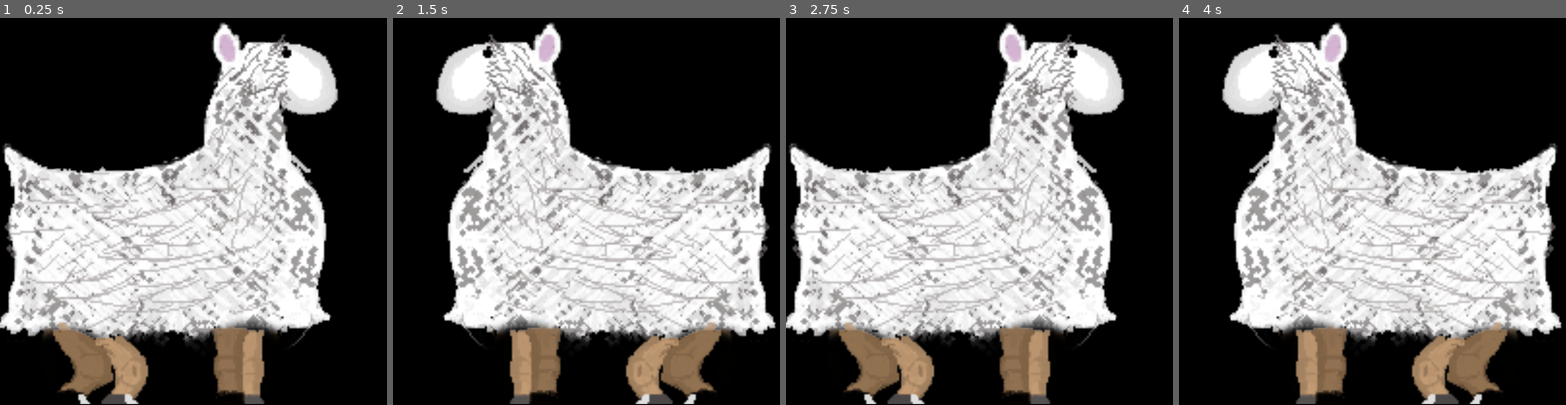
Above: before the commit, frames 1-4 (left to right).
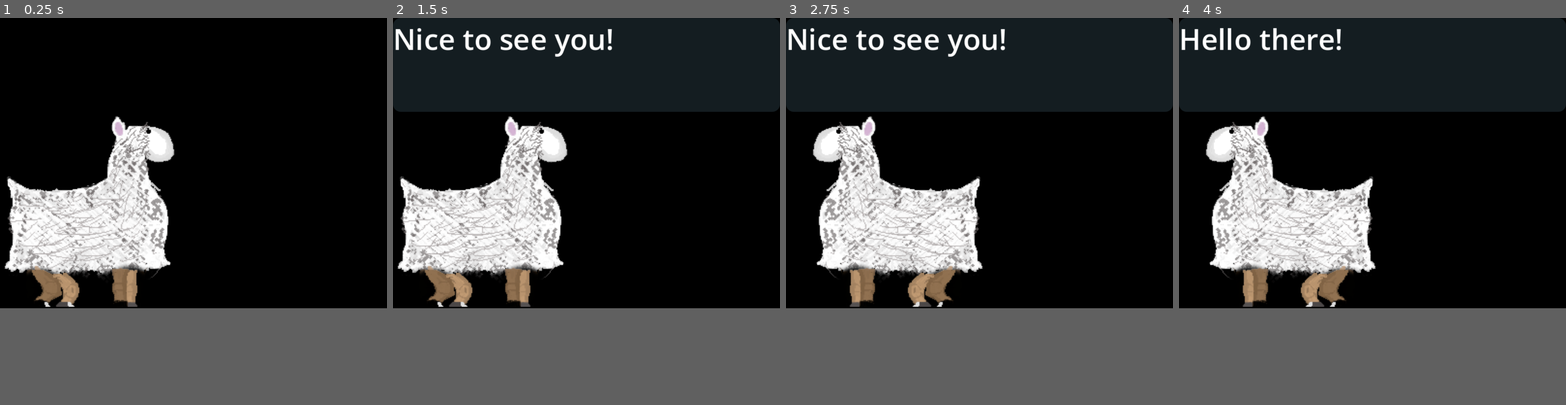
Above: after the commit, the same moments.

Repository: z3r0m3110n-ctrl/desktopPet
Game: Godot game, scene res://mainScene.tscn
The game is run twice, just before and just after one commit, with the same random seed, the same clock (stepped at 60 frames per second) and the same inputs.
Inputs (mouse positions are in pixels of both pictures, inside the frame that each line leads up to):
- Up to frame 1 (0.25 s): no input
- Up to frame 2 (1.5 s): tap Enter at 0.5 s; drag from (582, 207) to (625, 126) at 0.52 s; drag from (509, 230) to (567, 288) at 1.27 s
- Up to frame 3 (2.75 s): move the mouse to (1018, 126) at 2.02 s; hold Right from 2.03 s (still down); tap Alt at 2.1 s; click (1018, 126) at 2.17 s
- Up to frame 4 (4 s): release Right at 2.75 s; drag from (1353, 288) to (1256, 153) at 2.77 s; move the mouse to (1488, 269) at 3.52 s; hold Left from 3.53 s (still down); tap Alt at 3.6 s; click (1488, 269) at 3.67 s
In our replay, the window is 800x800 before the commit and 800x600 after it. These sizes can differ from the game's own. Grey fills any space a smaller window leaves; there, only what the larger window draws over its background counts as a difference.

The runs differ from the first frame. In frame 1, 47% of the frame differs, in the area x 0-88%, y 1-100%; in frame 2, 67%; in frame 3, 65%; in frame 4, 67%, in the area x 0-100%, y 0-100%.
Error before the commit: Invalid access of index '0' on a base object of type: 'PackedStringArray'. (res://main_scene.gd:109)

Commit message:
Use speech bubbles instead of voices

Diff:
--- a/mainScene.tscn
+++ b/mainScene.tscn
@@ -188,11 +188,18 @@
 [sub_resource type="RectangleShape2D" id="RectangleShape2D_d7q6v"]
 size = Vector2(0.985, 0.99999994)
 
+[sub_resource type="StyleBoxFlat" id="StyleBoxFlat_auxaw"]
+bg_color = Color(0.076688, 0.114675455, 0.12749103, 1)
+corner_radius_top_left = 8
+corner_radius_top_right = 8
+corner_radius_bottom_right = 8
+corner_radius_bottom_left = 8
+
 [node name="Node2D" type="Node2D" unique_id=782382023]
 script = ExtResource("1_g4qto")
 
 [node name="AnimatedSprite2D" type="AnimatedSprite2D" parent="." unique_id=212690999]
-position = Vector2(98.49999, 99.00001)
+position = Vector2(104, 198)
 scale = Vector2(1, 1.005)
 sprite_frames = SubResource("SpriteFrames_xkoum")
 animation = &"rest"
@@ -203,7 +210,7 @@
 scale = Vector2(200, 200)
 
 [node name="CollisionShape2D" type="CollisionShape2D" parent="Area2D" unique_id=1491512083]
-position = Vector2(0.49249995, 0.49499995)
+position = Vector2(0.5250001, 0.985)
 shape = SubResource("RectangleShape2D_d7q6v")
 
 [node name="CPUParticles2D" type="CPUParticles2D" parent="." unique_id=365926331]
@@ -218,5 +225,15 @@
 scale_amount_min = 2.0
 scale_amount_max = 2.0
 
-[node name="Timer" type="Timer" parent="." unique_id=1852215338]
-wait_time = 5.0
+[node name="SpeechBubble" type="PanelContainer" parent="." unique_id=1943706797]
+offset_right = 400.0
+offset_bottom = 97.0
+theme_override_styles/panel = SubResource("StyleBoxFlat_auxaw")
+
+[node name="SpeechText" type="RichTextLabel" parent="SpeechBubble" unique_id=2927779]
+layout_mode = 2
+theme_override_font_sizes/normal_font_size = 30
+text = "Hello"
+scroll_active = false
+
+[node name="SpeechTimer" type="Timer" parent="." unique_id=1497163212]
--- a/main_scene.gd
+++ b/main_scene.gd
@@ -1,3 +1,4 @@
+# desktop pet main scene
 extends Node2D
 var speed = 600
 var direction = Vector2(1,0)
@@ -12,29 +13,39 @@
 var is_dragging = false
 var drag_offset = Vector2()
 
-# personaliyy
+# personality
 var happiness = 0
 var bored_count = 0
 
-# voices
-var voices = DisplayServer.tts_get_voices_for_language("en")
+# speech
+#var voices = DisplayServer.tts_get_voices_for_language("en")
 var phrases_happy = ["Happy to see you, my friend!", "How is your day going?", "What's up?"]
-var phrases_angry = ["Finally!", "Where were you?", "I was so bored!"]
-var phrases_mid = ["Nice to see you!", "Thanks!", "Hello there!"]
+var phrases_angry = ["Finally!", "Where were you?", "I was so bored!", "What were you doing?", "You were gone for so long!"]
+var phrases_mid = ["Nice to see you!", "Good day!", "Hello there!"]
+var phrases_tired = ["I'm tired...", "I feel sleepy...", "Nap time..."]
 
 @onready var animated_sprite = $AnimatedSprite2D
 @onready var area = $Area2D
+@onready var speech_bubble = $SpeechBubble
+@onready var speech_text = $SpeechBubble/SpeechText
+@onready var speech_timer = $SpeechTimer
 
 func _ready():
-	screen_size = Vector2(DisplayServer.screen_get_size())
+	speech_bubble.hide()
+	speech_timer.timeout.connect(_on_speech_timer_timeout)
+
 	animated_sprite.play("walk")
-
 	area.input_pickable = true
 	area.input_event.connect(_on_area_input)
 	get_viewport().physics_object_picking = true
 
 	screen_size = Vector2(DisplayServer.screen_get_size())
+	var usable = DisplayServer.screen_get_usable_rect()
+	print(screen_size)
+	DisplayServer.window_set_position(Vector2i(0, usable.end.y-window_size.y-100))
+
 	animated_sprite.play("walk")
+
 
 func _physics_process(delta: float) -> void:
 	if is_dragging:
@@ -62,8 +73,8 @@
 	window_position.x = clamp(window_position.x,0,screen_size.x - window_size.x)
 	window_position.y = clamp(window_position.y,0,screen_size.y - window_size.y)
 	speed -= randi_range(0, 2) # slow down a random amount
-	print("Happy:", happiness)
-	print("Bored:", bored_count)
+	#print("Happy:", happiness)
+	#print("Bored:", bored_count)
 	if speed < 0:
 		speed = 0
 	#print(speed)
@@ -80,11 +91,14 @@
 
 	maybe_idle()
 
-# is the pet idling
+# check if the pet idling
 func maybe_idle():
 	if speed < 5 and randf() < 0.3:
 		is_idling = true
-		idle_timer = randf_range(3.0, 5.0)
+		idle_timer = randf_range(5.0, 20.0)
+		speech_text.text = phrases_tired.pick_random()
+		speech_bubble.show()
+		speech_timer.start(3)
 		animated_sprite.play("rest")
 		bored_count += 1
 		if bored_count > 3:
@@ -102,11 +116,17 @@
 			if happiness < 10:
 				happiness += 1
 			if happiness >= 5:
-				DisplayServer.tts_speak(phrases_happy.pick_random(), voices[0],50,2,0)
+				speech_text.text = phrases_happy.pick_random()
+				speech_bubble.show()
+				speech_timer.start(3)
 			elif happiness < 1:
-				DisplayServer.tts_speak(phrases_angry.pick_random(), voices[0],50,2,0)
+				speech_text.text = phrases_angry.pick_random()
+				speech_bubble.show()
+				speech_timer.start(3)
 			else:
-				DisplayServer.tts_speak(phrases_mid.pick_random(), voices[0],50,1.2,0)
+				speech_text.text = phrases_mid.pick_random()
+				speech_bubble.show()
+				speech_timer.start(3)
 			is_dragging = true
 			var mouse_pos = Vector2(DisplayServer.mouse_get_position())
 			var win_pos = Vector2(DisplayServer.window_get_position())
@@ -115,3 +135,6 @@
 
 		else:
 			is_dragging = false
+
+func _on_speech_timer_timeout() -> void:
+	speech_bubble.hide()
--- a/project.godot
+++ b/project.godot
@@ -21,8 +21,8 @@
 
 [display]
 
-window/size/viewport_width=200
-window/size/viewport_height=200
+window/size/viewport_width=400
+window/size/viewport_height=300
 window/size/borderless=true
 window/size/always_on_top=true
 window/size/transparent=true
Not shown, changed: export_presets.cfg
